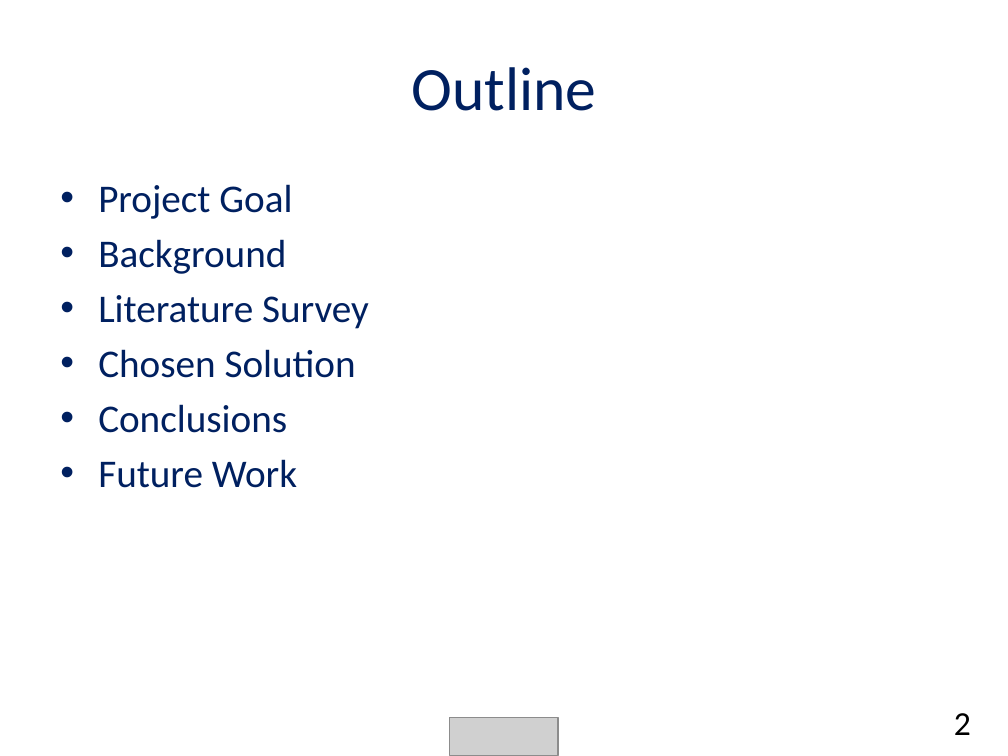
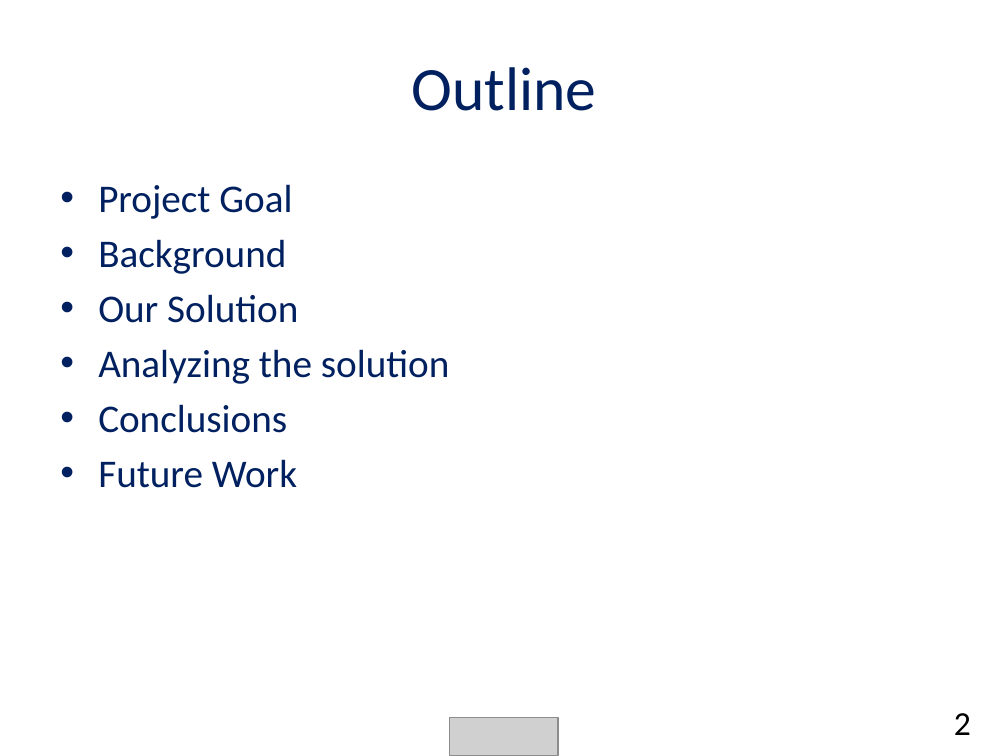
Before and after one commit to chendudai/Sudoku, a slide deck: slide 2 of Presentation/final_presentation.pptx. Drawn at 1008x756 pixels with LibreOffice and Linux fonts; fonts in the diff are those of the drawing; grey boxes stand for pictures. Boxes give left, top, right and bottom in pixels: in the first picture for what was removed or moved away, otherwise in the second. Text is boxed around its words. In the diff, an @@ line names an element or a change of style, - is before the commit and + after.

```diff
--- a/Presentation/final_presentation.pptx
+++ b/Presentation/final_presentation.pptx
@@ text at <box>98,294,450,384</box>: text changed @@
-• Literature Survey
-• Chosen Solution
+• Our Solution
+• Analyzing the solution
```
Also in this commit, not shown: 15 other slides changed, 2 slides added, 1 slide removed.
